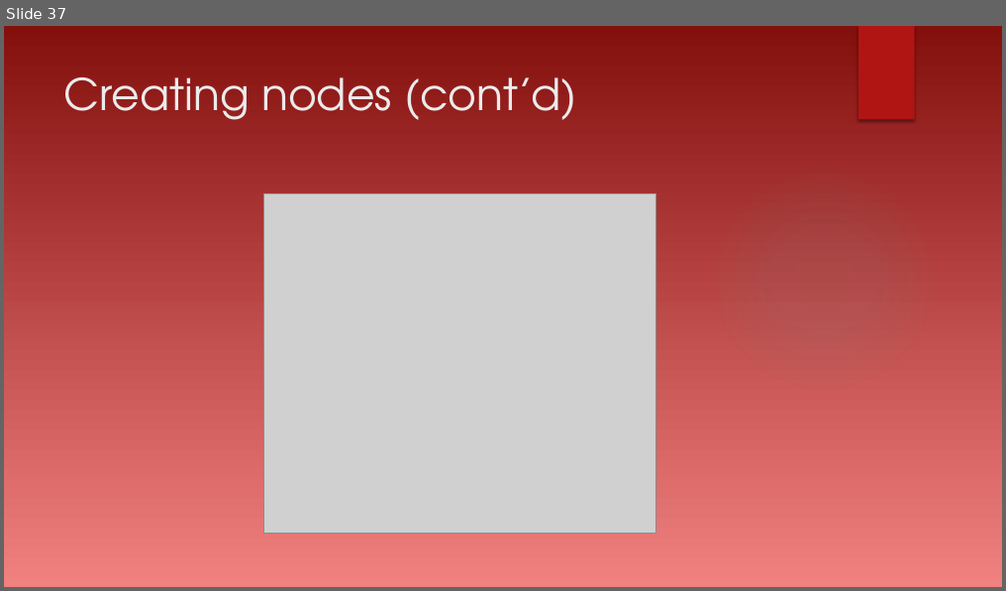
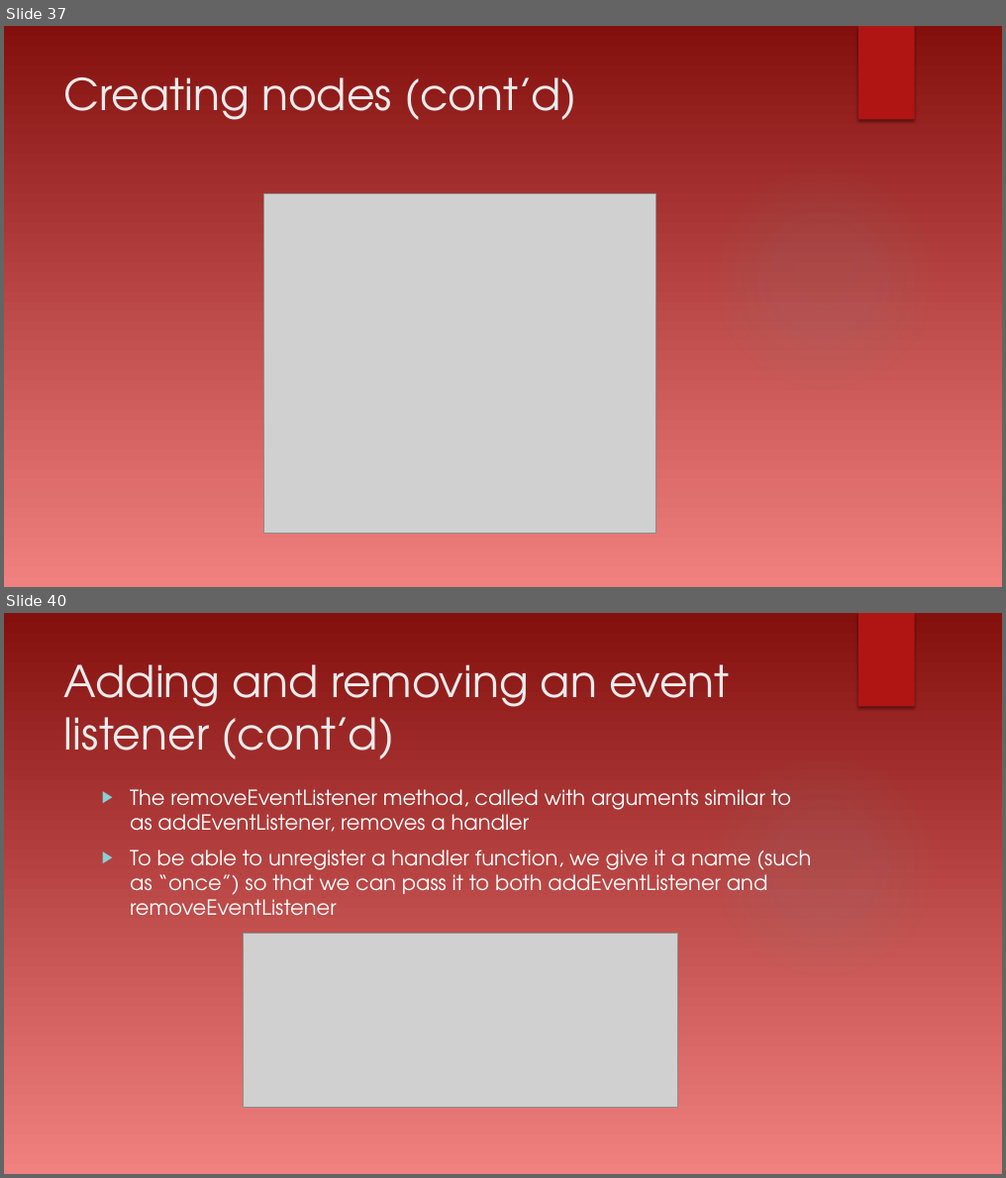
Before and after one commit to dtarvin/evening-work, a slide deck: document-object-model-presentation/Document Object Model.pptx. Shown one above the other, each under a label of ours: slide 37 before the commit, slides 37 and 40 after it; the slides between them are not shown. The pictures are 1006x591 and 1006x1178 pixels, drawn with LibreOffice and Linux fonts; fonts in the diff are those of the drawing; grey boxes stand for pictures; background and template pictures are left out. Boxes give left, top, right and bottom in pixels: in the first picture for what was removed or moved away, otherwise in the second. Text is boxed around its words. In the diff, an @@ line names an element or a change of style, - is before the commit and + after.

Commit message:
add events to slides

```diff
--- a/document-object-model-presentation/Document Object Model.pptx
+++ b/document-object-model-presentation/Document Object Model.pptx
@@ slide 40 added at [4,613,1002,1174], background gradient #FDF1F1 to #84100E to #F1817F to #F6ABAA; not listed: 2 template elements that a slide beside it also shows @@
@@ title added at [64,664,729,760], 42 pt, text #EBEBEB @@
+Adding and removing an event listener (cont’d)
@@ text added at [130,789,811,915], 20 pt, text #FFFFFF @@
+▶ The removeEventListener method, called with arguments similar to as addEventListener, removes a handler
+▶ To be able to unregister a handler function, we give it a name (such as “once”) so that we can pass it to both addEventListener and removeEventListener
@@ picture added at [243,933,678,1107] @@
```
Also in this commit, not shown: 36 other slides changed, 5 other slides added, 2 other files.
